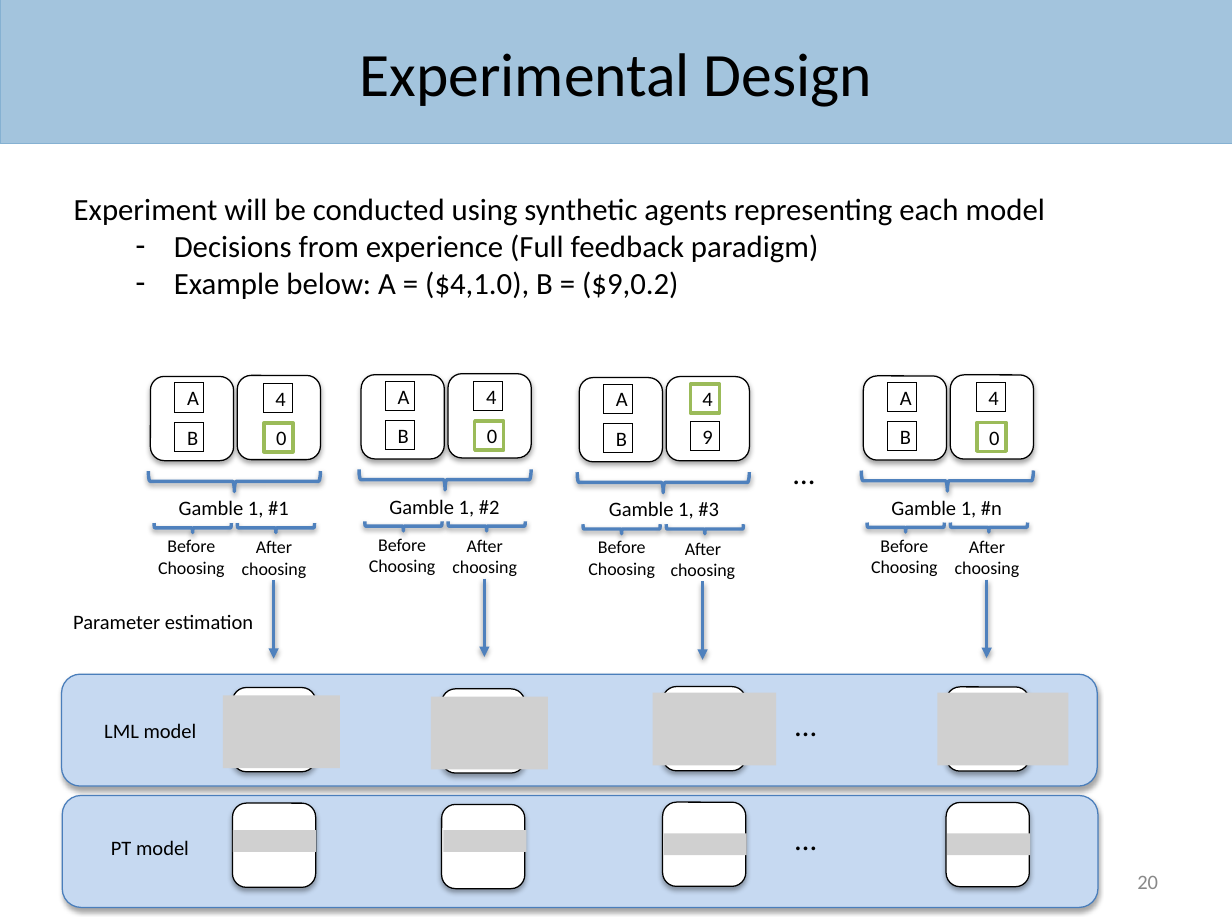
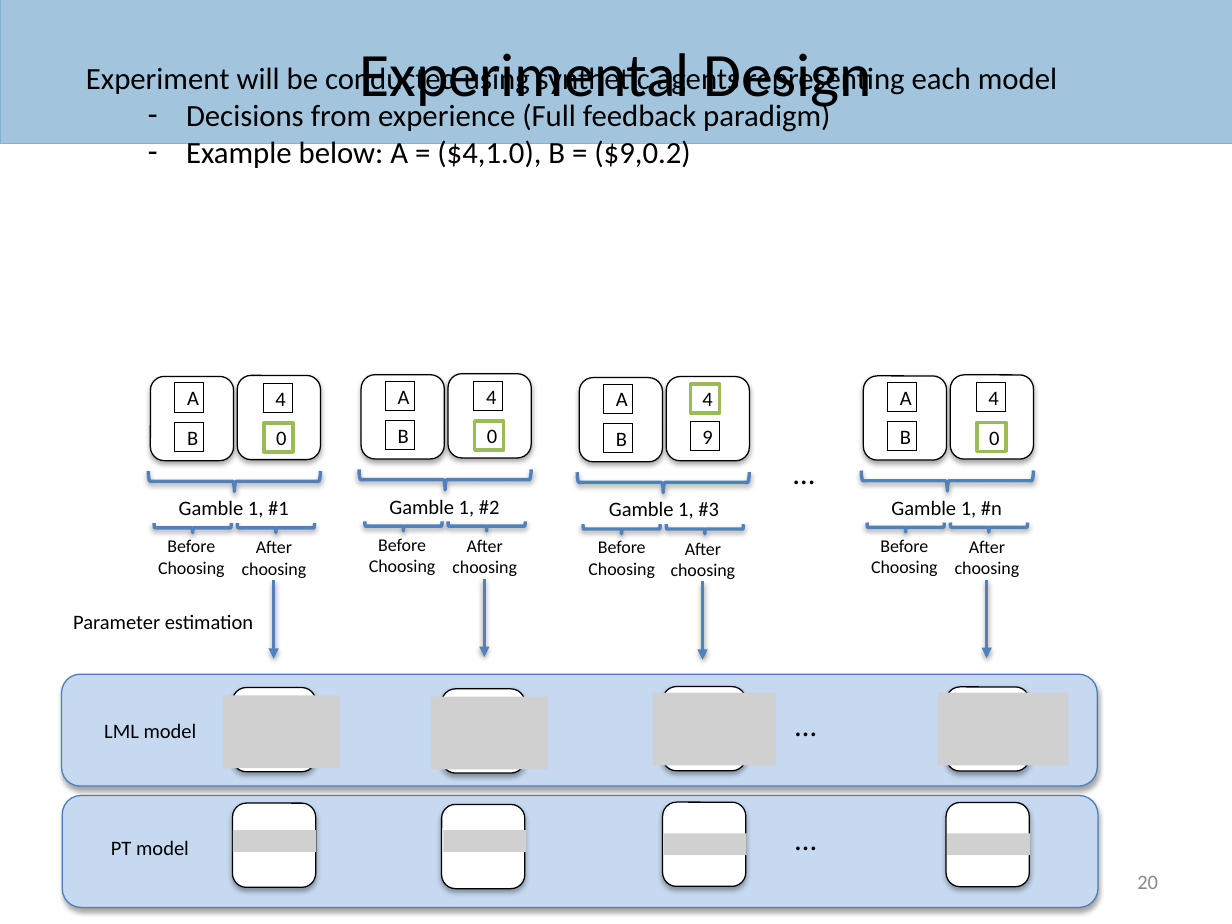
Before and after one commit to benj1003/Comparing-normative-and-descriptive-models-of-probability-weighting, a slide deck: slide 20 of Project Presentation 09-10-2020.pptx. Drawn at 1232x924 pixels with LibreOffice and Linux fonts; fonts in the diff are those of the drawing; grey boxes stand for pictures; background and template pictures are left out. Boxes give left, top, right and bottom in pixels: in the first picture for what was removed or moved away, otherwise in the second. Text is boxed around its words. In the diff, an @@ line names an element or a change of style, - is before the commit and + after.

Commit message:
New figure (experimental design)

```diff
--- a/Project Presentation 09-10-2020.pptx
+++ b/Project Presentation 09-10-2020.pptx
@@ text "Experiment will be conducted using ..." rewrapped from [74, 198, 1045, 299] to [86, 63, 1057, 168] @@
```
Also in this commit, not shown: 3 other files.
